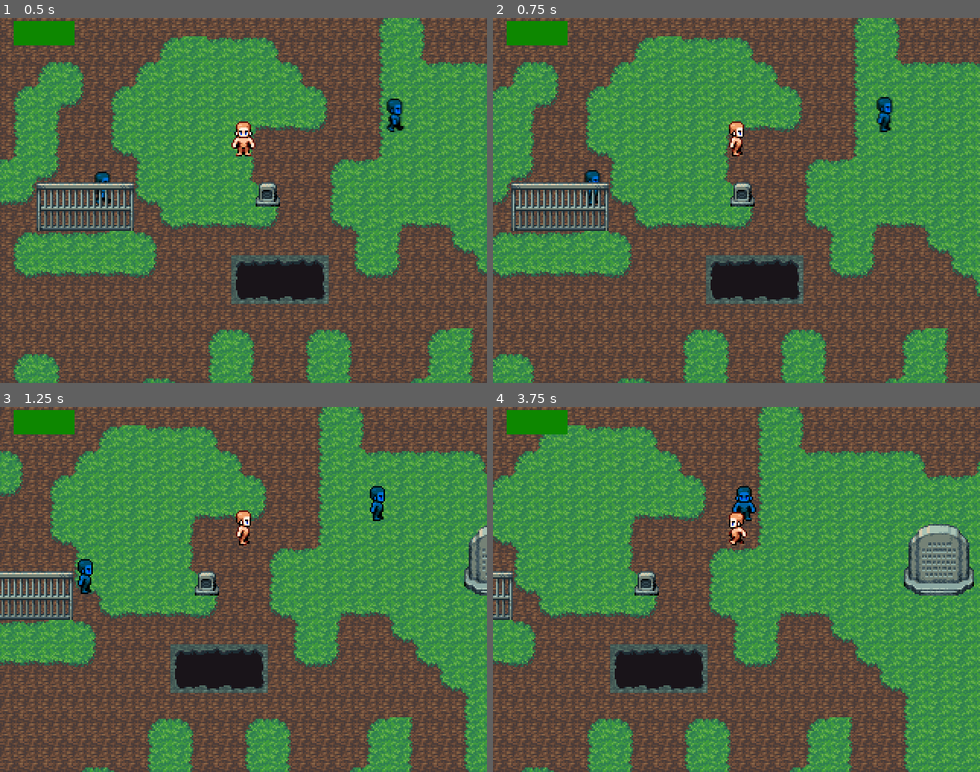
Above: before the commit, frames 1-4 (two rows, left to right).
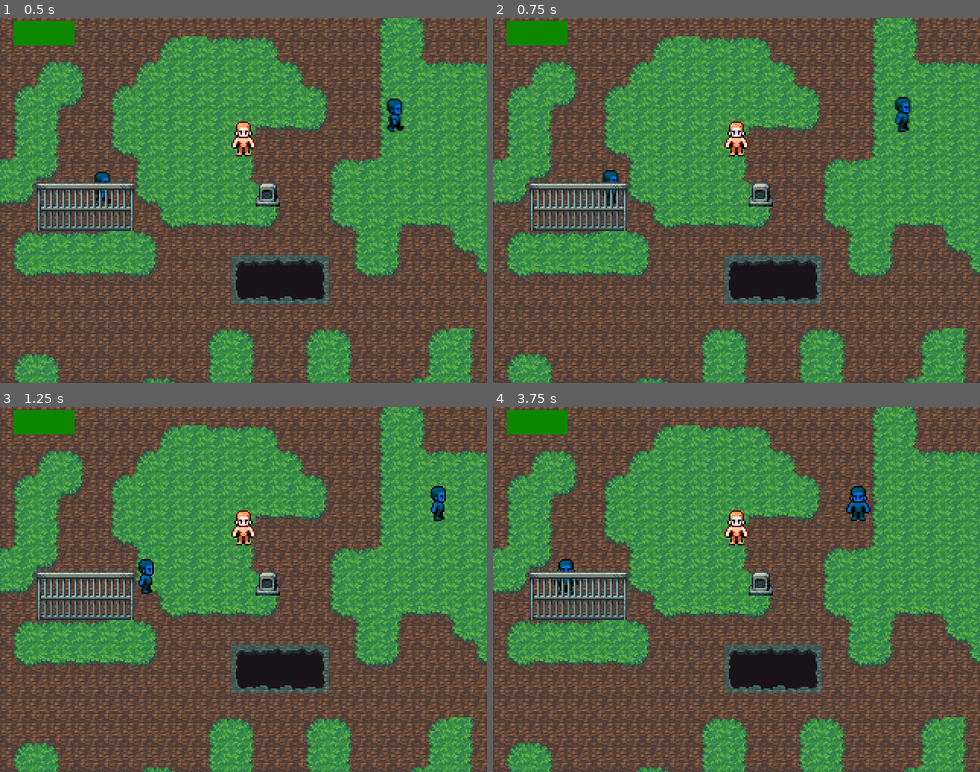
Above: after the commit, the same moments.

Repository: weinStag/cursed-rest
Game: Godot game, scene res://Scenes/gameview.tscn
Same seed, same stepped clock (60 frames per second), same inputs: the game is played once before the commit and once after it.
Inputs (mouse positions are in pixels of both pictures, inside the frame that each line leads up to):
- Up to frame 1 (0.5 s): no input
- Up to frame 2 (0.75 s): move the mouse to (843, 182) at 0.52 s; hold Right (ui_right) from 0.53 s (still down)
- Up to frame 3 (1.25 s): keep holding Right (ui_right); tap Z (ui_accept) at 0.77 s
- Up to frame 4 (3.75 s): move the mouse to (639, 607) at 1.27 s; release Right (ui_right) at 1.28 s; hold Down (ui_down) 1.28-2.03 s; tap Z (ui_accept) at 1.52, 3.02 s; move the mouse to (785, 509) at 2.02 s; hold Right (ui_right) 2.03-2.78 s; move the mouse to (712, 662) at 2.77 s; hold Up (ui_up) 2.78-3.53 s; move the mouse to (882, 644) at 3.52 s; hold Left (ui_left) from 3.53 s (still down)

Frame 1 is identical in both runs. In frame 2, 44% of the frame differs, in the area x 0-100%, y 0-100%; in frame 3, 57%; in frame 4, 66%.
Error after the commit: Parse Error: Expected identifier after "." for attribute access. (res://Scripts/Pawns/Types/player.gd:225)

Commit message:
feat: adição de atributos de knockback

Diff:
--- a/Scenes/Pawns/player.tscn
+++ b/Scenes/Pawns/player.tscn
@@ -354,6 +354,8 @@
 
 [node name="Player" type="Node2D"]
 script = ExtResource("1_cghlj")
+speed = null
+type = null
 
 [node name="Sprite" type="Sprite2D" parent="."]
 texture = ExtResource("2_dy3y1")
--- a/Scripts/Pawns/Types/player.gd
+++ b/Scripts/Pawns/Types/player.gd
@@ -31,6 +31,14 @@
 var can_roll: bool = true
 var roll_timer: Timer
 
+# Knockback System
+var is_knockbacking: bool = false
+var knockback_distance: int = 2
+var knockback_speed_mult: float = 7.5
+var knockback_cooldown: float = 0.25
+var can_kockback: bool = true
+var knockback_timer: Timer
+
 # Detecção de tap vs hold
 var roll_button_press_time: float = 0.0
 var roll_tap_threshold: float = 0.15  # Tempo máximo para considerar um "tap" (em segundos)
@@ -204,7 +212,7 @@
 	var new_health = current_life + current_vitality - damage
 	return new_health
 
-func apply_knockback(value) -> void:
+func apply_knockback(direction) -> void:
 	is_moving = true
 
 func _on_area_2d_area_entered(area) -> void:
@@ -214,4 +222,4 @@
 		if (new_health <= 0):
 			$arma/AnimationPlayer.play("new_animation")
 		else:
-			apply_knockback(5)
+			apply_knockback(area.)
